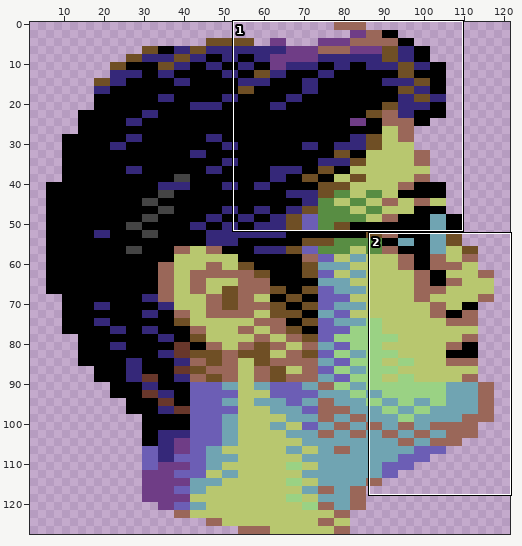
Sprite sheet -- img/jarkko_c64.png. The picture above shows the old version from afar; the outline marks the close-up.
Close-up. Old version:
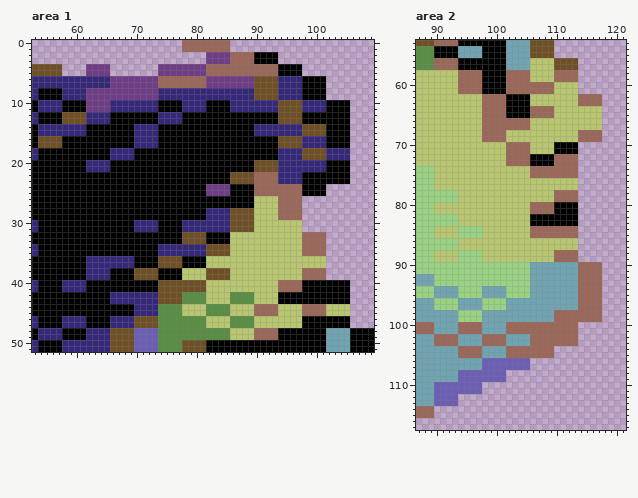
The file is 128x128 pixels. Shown: area 1: x 53..109, y 0..51; area 2: x 87..121, y 53..117. The wide view leaves out empty margins. The commit also changed other parts of the picture, which this record leaves out.
And afterwards:
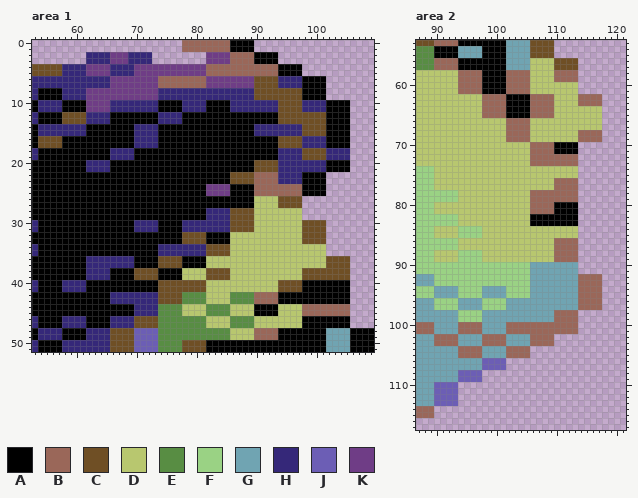
Palette (. is transparent): A #000000  B #9a6759  C #6f4f25  D #b8c76f  E #588d43  F #9ad284  G #70a4b2  H #352879  J #6c5eb5  K #6f3d86
What changed:
Area 1:
The author put colour A in rows 0 to 1 at x 86 to 89.
Colour B becomes colour A in rows 44 to 45 at x 90 to 93.
Colour D becomes colour B in rows 42 to 43 at x 90 to 93; in rows 44 to 45 at x 102 to 105.
The author put colour C in rows 30 to 31 at x 98 to 101; in rows 36 to 39 at x 102 to 105.
Colour A becomes colour C in rows 12 to 13 at x 98 to 101.
Colour B becomes colour C in rows 26 to 27 at x 94 to 97; in rows 32 to 33 at x 98 to 101; in rows 38 to 39 at x 98 to 101; in rows 40 to 41 at x 94 to 97.
Colour H becomes colour C in rows 8 to 9 at x 94 to 97.
Colour B becomes colour D in rows 28 to 29 at x 94 to 97; in rows 34 to 35 at x 98 to 101.
The author put colour H in rows 2 to 3 at x 62 to 65 and 69 to 72; in rows 4 to 5 at x 58 to 61 and 66 to 69.
The author put colour K in rows 2 to 3 at x 66 to 68; in rows 4 to 5 at x 70 to 73.
Colour A is removed in rows 22 to 23 at x 102 to 105.
Area 2:
Colour A becomes colour B in rows 72 to 73 at x 106 to 109.
Colour D becomes colour B in rows 62 to 63 at x 106 to 109; in rows 68 to 69 at x 102 to 105; in rows 70 to 71 at x 106 to 109; in rows 76 to 77 at x 110 to 113; in rows 78 to 79 at x 106 to 109; in rows 86 to 87 at x 110 to 113.
Colour B becomes colour D in rows 60 to 61 at x 106 to 109; in rows 66 to 69 at x 98 to 101; in rows 70 to 73 at x 102 to 105; in rows 74 to 75 at x 106 to 113; in rows 84 to 85 at x 106 to 113.
Colour B is removed in rows 90 to 91 at x 114 to 117; in rows 98 to 99 at x 114 to 117; in rows 102 to 103 at x 110 to 113; in rows 104 to 105 at x 106 to 109.
Colour J is removed in rows 106 to 107 at x 102 to 105; in rows 108 to 109 at x 98 to 101; in rows 110 to 111 at x 94 to 97.
